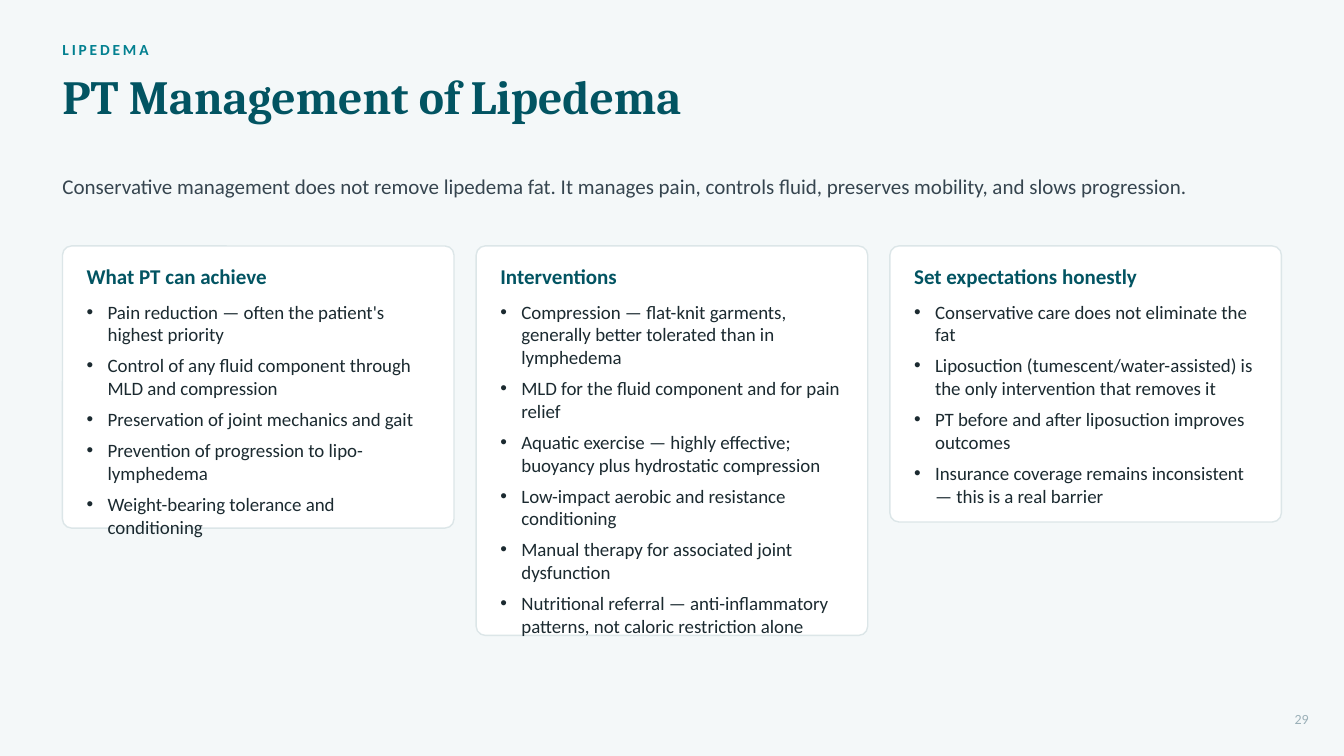
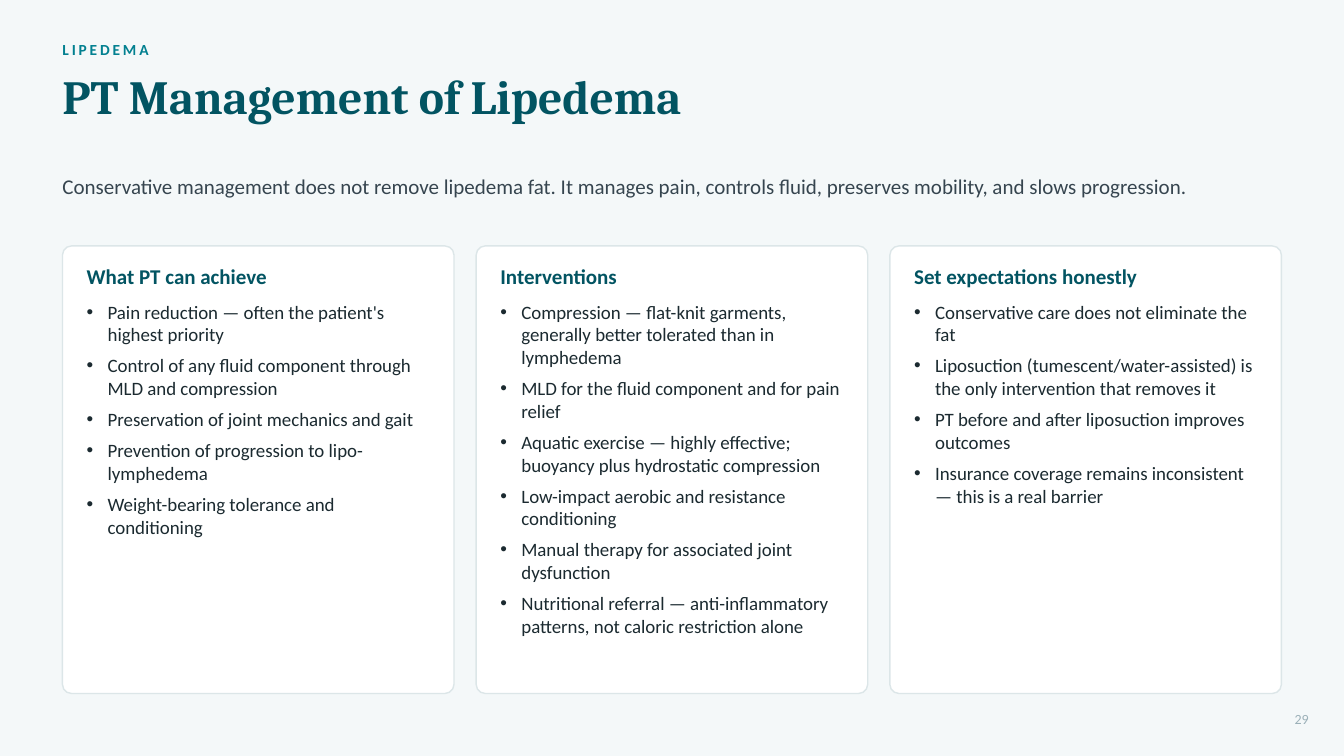
Before and after one commit to Information-vs-Energy-vs-Matter/Total_body_therapy_-_wellness, a slide deck: slide 29 of Lymphedema_Lipedema_TBTW.pptx. Drawn at 1344x756 pixels with LibreOffice and Linux fonts; fonts in the diff are those of the drawing. Boxes give left, top, right and bottom in pixels: in the first picture for what was removed or moved away, otherwise in the second. Text is boxed around its words. In the diff, an @@ line names an element or a change of style, - is before the commit and + after.

```diff
--- a/Lymphedema_Lipedema_TBTW.pptx
+++ b/Lymphedema_Lipedema_TBTW.pptx
@@ rounded rectangle: place and size @@
-rounded rectangle at (63, 246, 454, 528)
+rounded rectangle at (63, 246, 454, 694)
@@ rounded rectangle at (63, 246, 454, 694): proportions changed @@
@@ rounded rectangle: place and size @@
-rounded rectangle at (476, 246, 867, 635)
+rounded rectangle at (476, 246, 867, 694)
@@ rounded rectangle at (890, 246, 1281, 694): proportions changed @@
@@ rounded rectangle: place and size @@
-rounded rectangle at (890, 246, 1281, 522)
+rounded rectangle at (890, 246, 1281, 694)
@@ text "Pain reduction — often the ..." rewrapped from (108, 306, 413, 515) to (108, 306, 413, 538) @@
```
Also in this commit, not shown: 17 other slides changed, 2 slides added, 9 other files.
